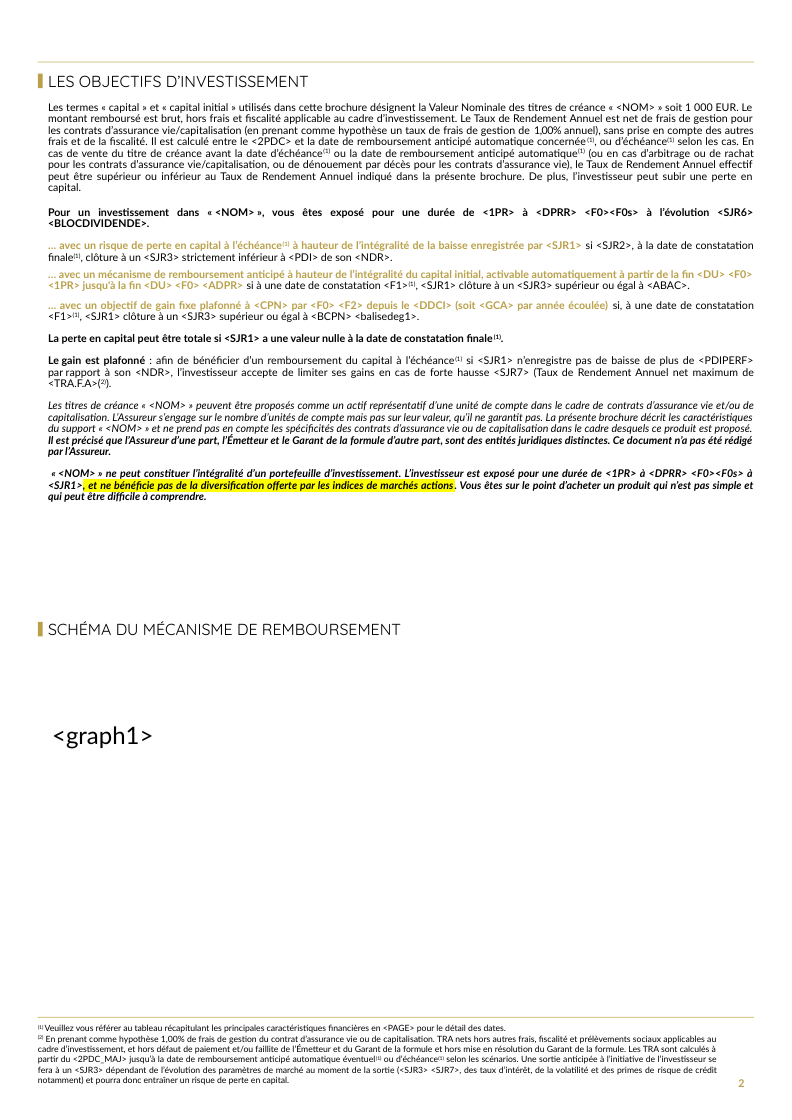
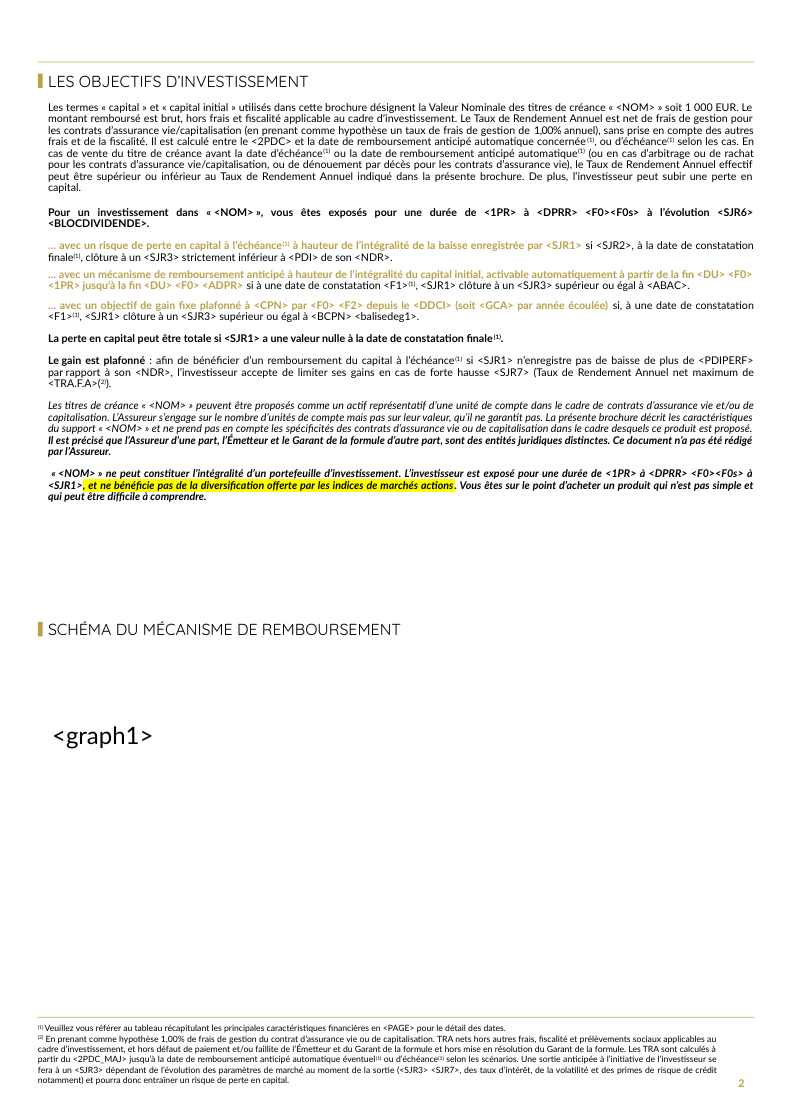
Before and after one commit to guillaumejacquin/equitim-project2, a slide deck: slide 2 of Templates/testmercredi.pptx. Drawn at 792x1120 pixels with LibreOffice and Linux fonts; fonts in the diff are those of the drawing; background and template pictures are left out. Boxes give left, top, right and bottom in pixels: in the first picture for what was removed or moved away, otherwise in the second. Text is boxed around its words. In the diff, an @@ line names an element or a change of style, - is before the commit and + after.

```diff
--- a/Templates/testmercredi.pptx
+++ b/Templates/testmercredi.pptx
@@ text at box(48, 208, 753, 227): text changed @@
-  Pour un investissement dans « <NOM> », vous êtes exposé pour une durée de <1PR> à <DPRR> <F0><F0s> à l’évolution <SJR6> <BLOCDIVIDENDE>.
+  Pour un investissement dans « <NOM> », vous êtes exposés pour une durée de <1PR> à <DPRR> <F0><F0s> à l’évolution <SJR6> <BLOCDIVIDENDE>.
```
Also in this commit, not shown: 5 other slides changed, 27 other files.
